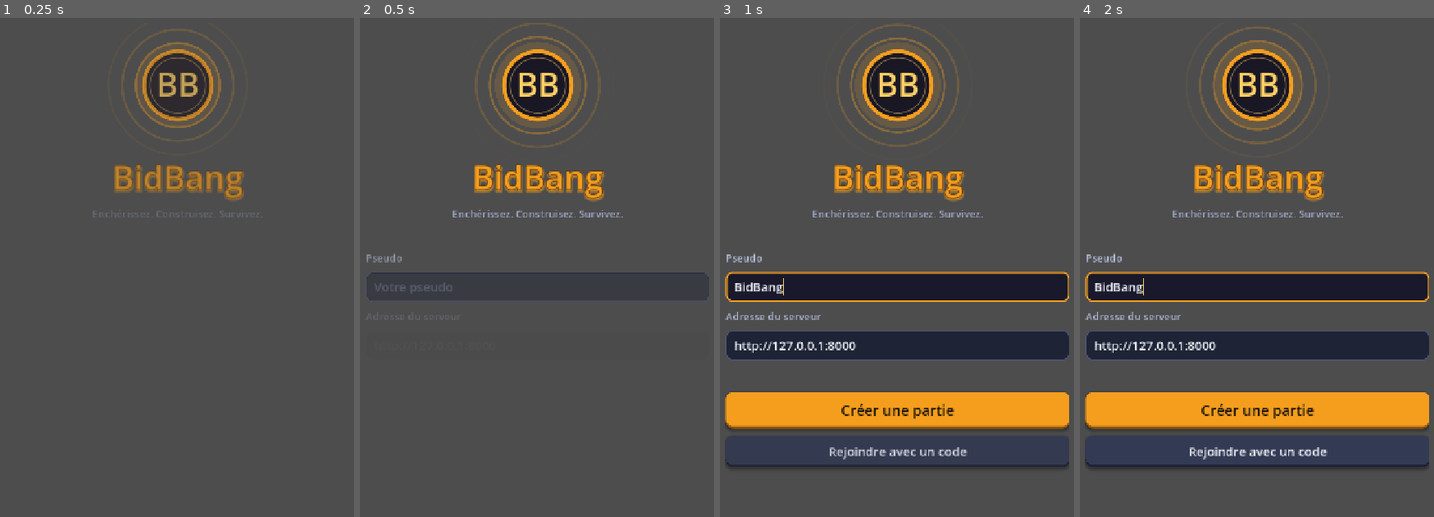
Above: before the commit, frames 1-4 (left to right).
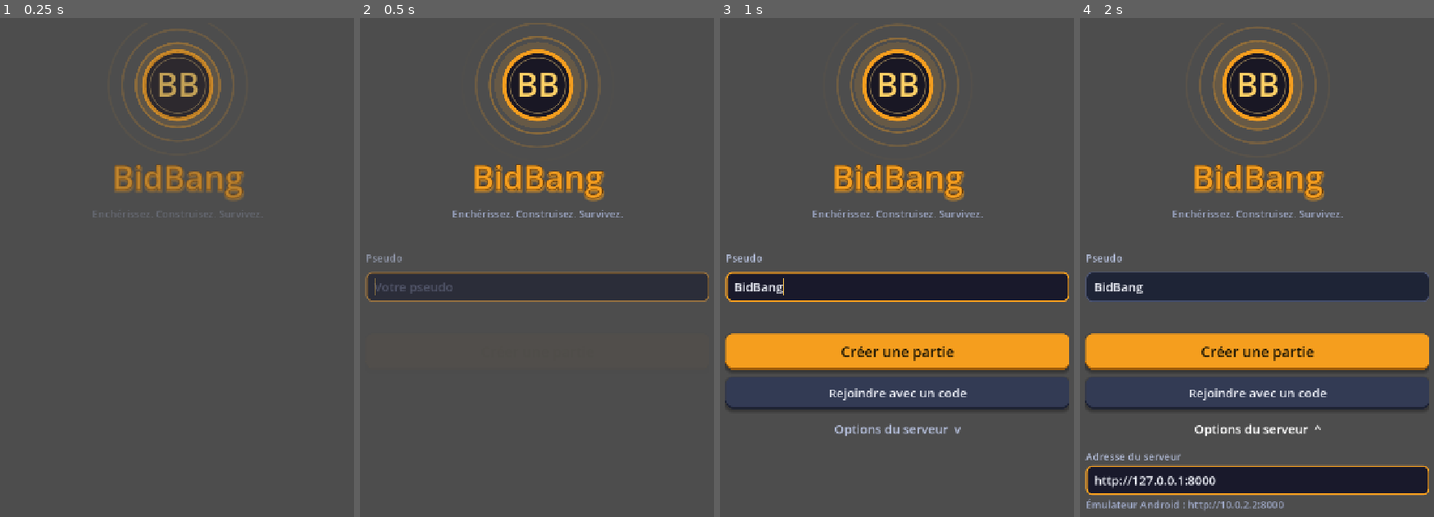
Above: after the commit, the same moments.

Repository: lucas-lucchesi/BidBang
Game: Godot game, scene res://menu.tscn
Same seed, same stepped clock (60 frames per second), same inputs: the game is played once before the commit and once after it.
Inputs (mouse positions are in pixels of both pictures, inside the frame that each line leads up to):
- Up to frame 1 (0.25 s): no input
- Up to frame 2 (0.5 s): no input
- Up to frame 3 (1 s): click (897, 287) at 0.52 s; type "BidBang" at 0.6 s
- Up to frame 4 (2 s): click (1257, 427) at 1.25 s, where only the run after the commit has a clickable "Options du serveur v"

Frame 1 is identical in both runs. In frame 2, 0.9% of the frame differs, in the area x 1-99%, y 50-61%; in frame 3, 24%; in frame 4, 31%, in the area x 1-99%, y 50-99%.

Commit message:
add server-option hidden collapsible server address in menu, opened on demand
Co-Authored-By: Claude Sonnet 5.5 <noreply@anthropic.com>

Diff:
--- a/bid-bang/scripts/menu.gd
+++ b/bid-bang/scripts/menu.gd
@@ -8,6 +8,8 @@
 var _pseudo: LineEdit
 var _server: LineEdit
 var _error: Label
+var _server_toggle: Button
+var _server_panel: VBoxContainer
 
 
 func _ready() -> void:
@@ -20,13 +22,33 @@
 	box.add_child(gap)
 	_pseudo = UI.field(box, "Pseudo", Session.pseudo, 16)
 	_pseudo.placeholder_text = "Votre pseudo"
-	_server = UI.field(box, "Adresse du serveur", Session.server_url)
 	_error = UI.label(box, "", "ErrorLabel")
 	var create: Button = UI.button(box, "Créer une partie", "PrimaryButton")
 	create.pressed.connect(_on_create)
 	var join: Button = UI.button(box, "Rejoindre avec un code")
 	join.pressed.connect(_on_join)
+	_build_server_option(box)
 	Fx.stagger_in(box, 0.07)
+	if _pseudo.text == "":
+		_pseudo.grab_focus()
+
+
+## Réglage du serveur : masqué par défaut, ouvert par un petit bouton.
+func _build_server_option(box: VBoxContainer) -> void:
+	_server_toggle = UI.button(box, "Options du serveur  v", "BackButton")
+	_server_panel = VBoxContainer.new()
+	_server_panel.visible = false
+	box.add_child(_server_panel)
+	_server = UI.field(_server_panel, "Adresse du serveur", Session.server_url)
+	UI.label(_server_panel, "Émulateur Android : http://10.0.2.2:8000", "MutedLabel")
+	_server_toggle.pressed.connect(_toggle_server)
+
+
+func _toggle_server() -> void:
+	_server_panel.visible = not _server_panel.visible
+	_server_toggle.text = "Options du serveur  " + ("^" if _server_panel.visible else "v")
+	if _server_panel.visible:
+		_server.grab_focus()
 
 
 func _validate() -> bool:
@@ -36,7 +58,9 @@
 		return false
 	var url: String = _server.text.strip_edges()
 	if not (url.begins_with("http://") or url.begins_with("https://")):
-		_error.text = "L'adresse doit commencer par http:// ou https://."
+		_error.text = "L'adresse du serveur doit commencer par http:// ou https://."
+		if not _server_panel.visible:
+			_toggle_server()
 		return false
 	Session.pseudo = name_text
 	Session.server_url = url
